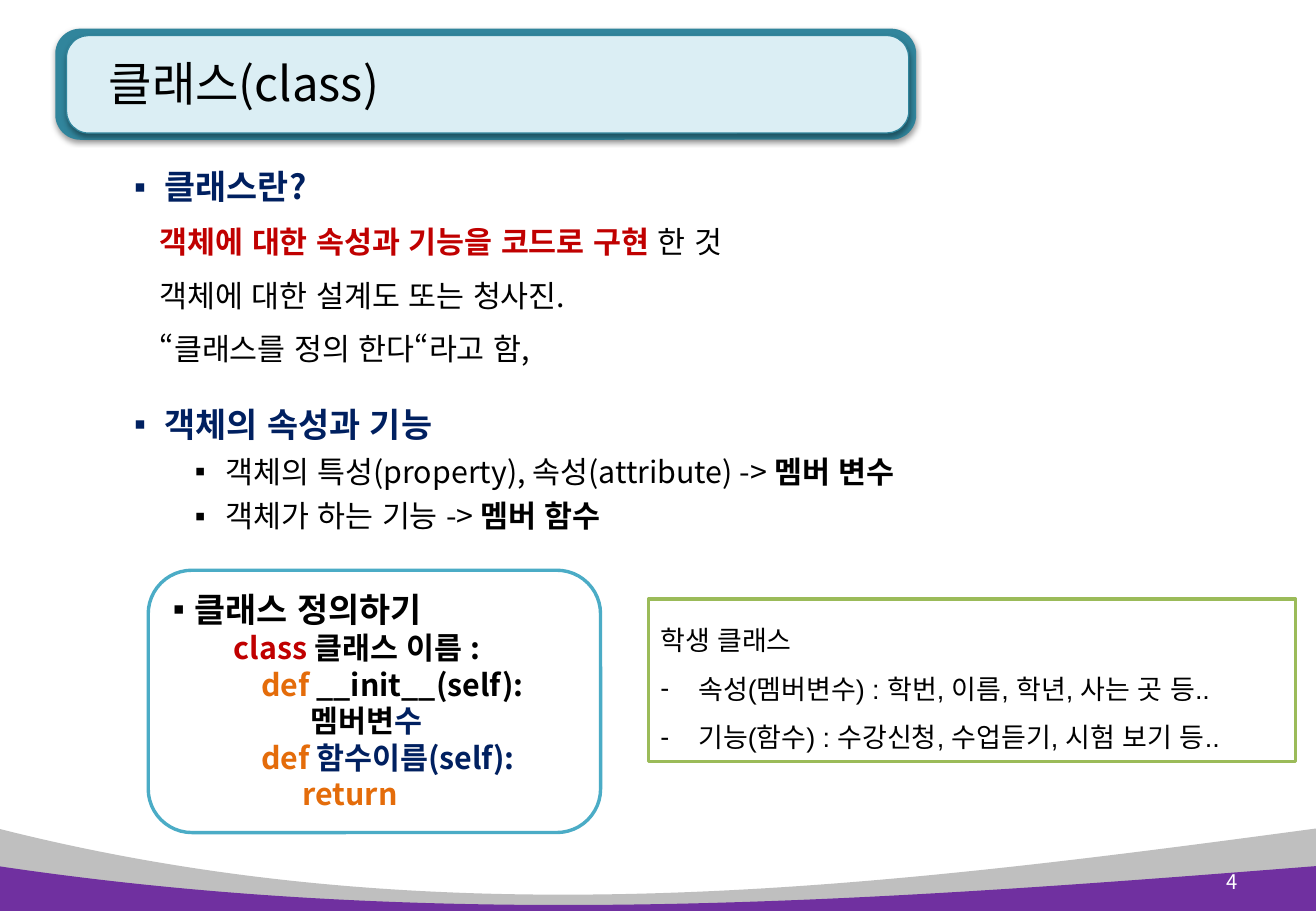
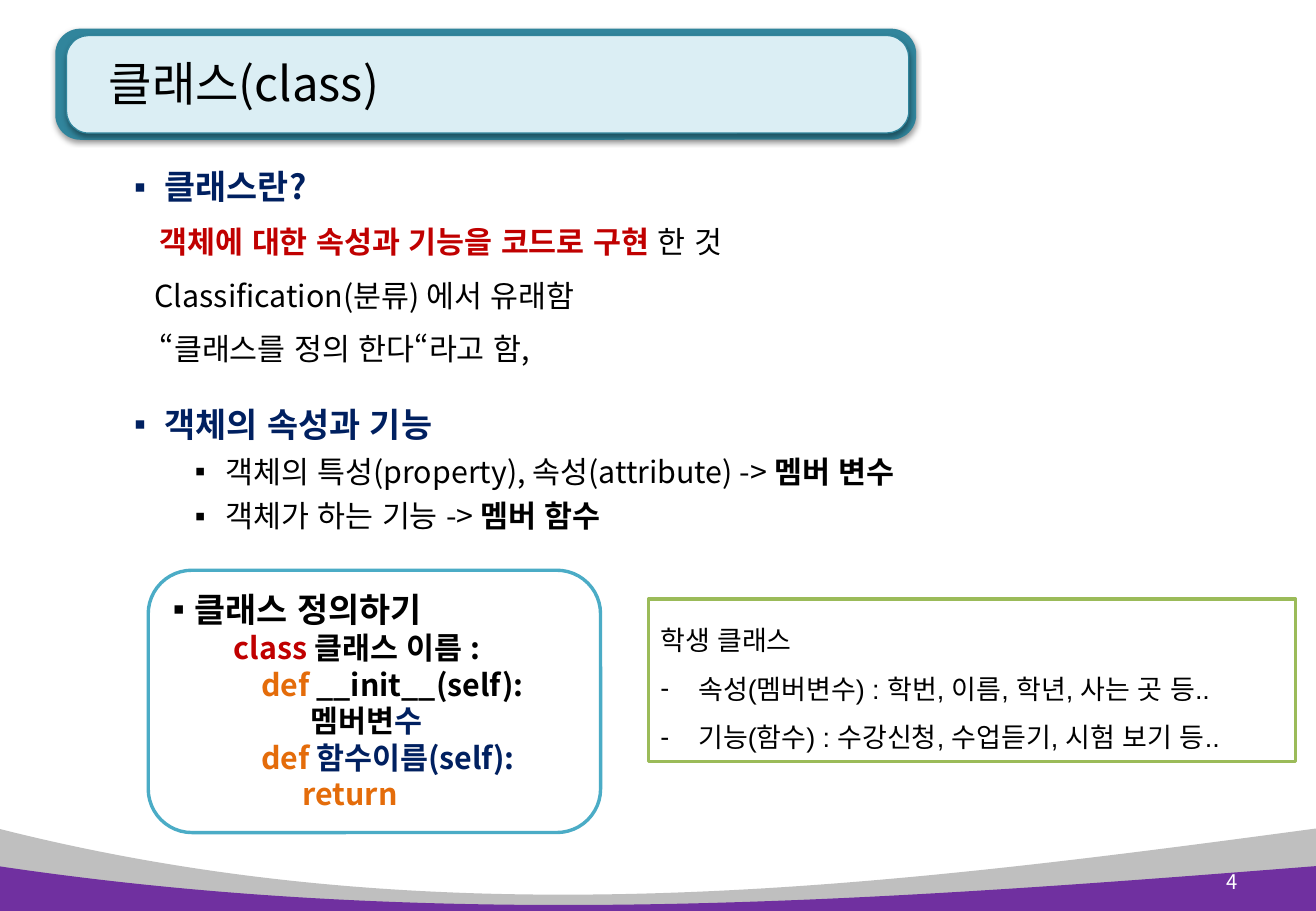
Before and after one commit to AhNyx/js_works, a slide deck: slide 4 of pyworks/python_ppt/Python 7장. 클래스와 상속 .pptx. Drawn at 1316x911 pixels with LibreOffice and Linux fonts; fonts in the diff are those of the drawing. Boxes give left, top, right and bottom in pixels: in the first picture for what was removed or moved away, otherwise in the second. Text is boxed around its words. In the diff, an @@ line names an element or a change of style, - is before the commit and + after.

```diff
--- a/pyworks/python_ppt/Python 7장. 클래스와 상속 .pptx
+++ b/pyworks/python_ppt/Python 7장. 클래스와 상속 .pptx
@@ text at (x1=155, y1=281, x2=575, y2=313): text changed @@
-객체에 대한 설계도 또는 청사진.
+Classification(분류) 에서 유래함
```
Also in this commit, not shown: 16 other slides changed, 4 slides added, 31 other files.
